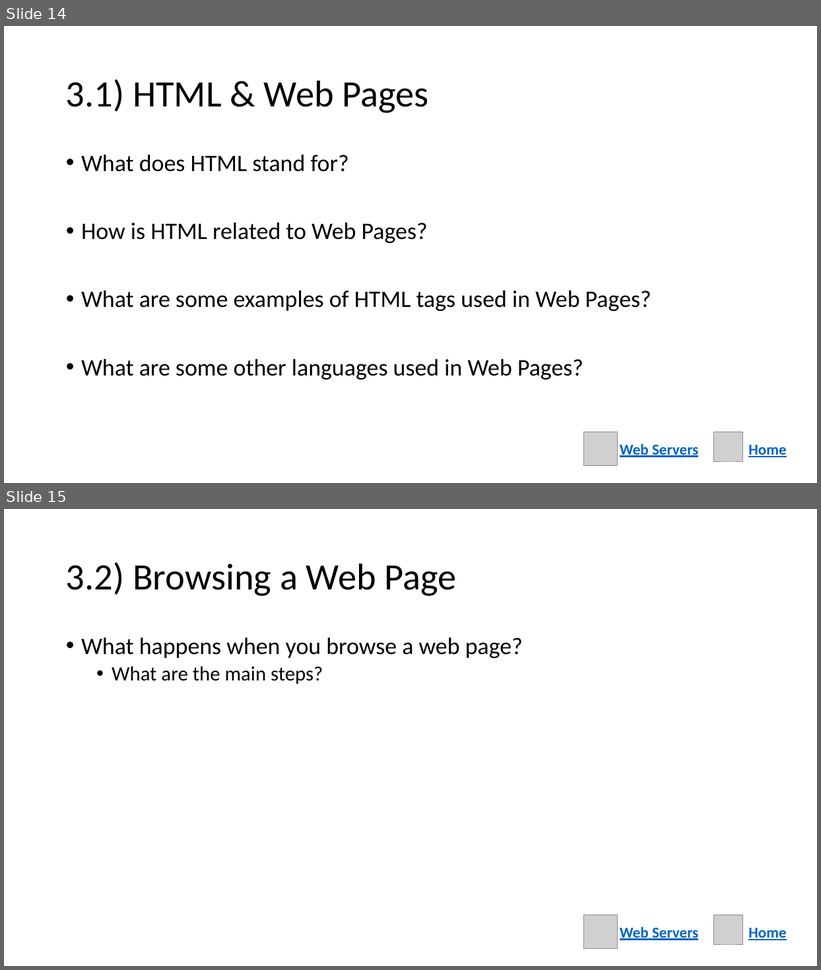
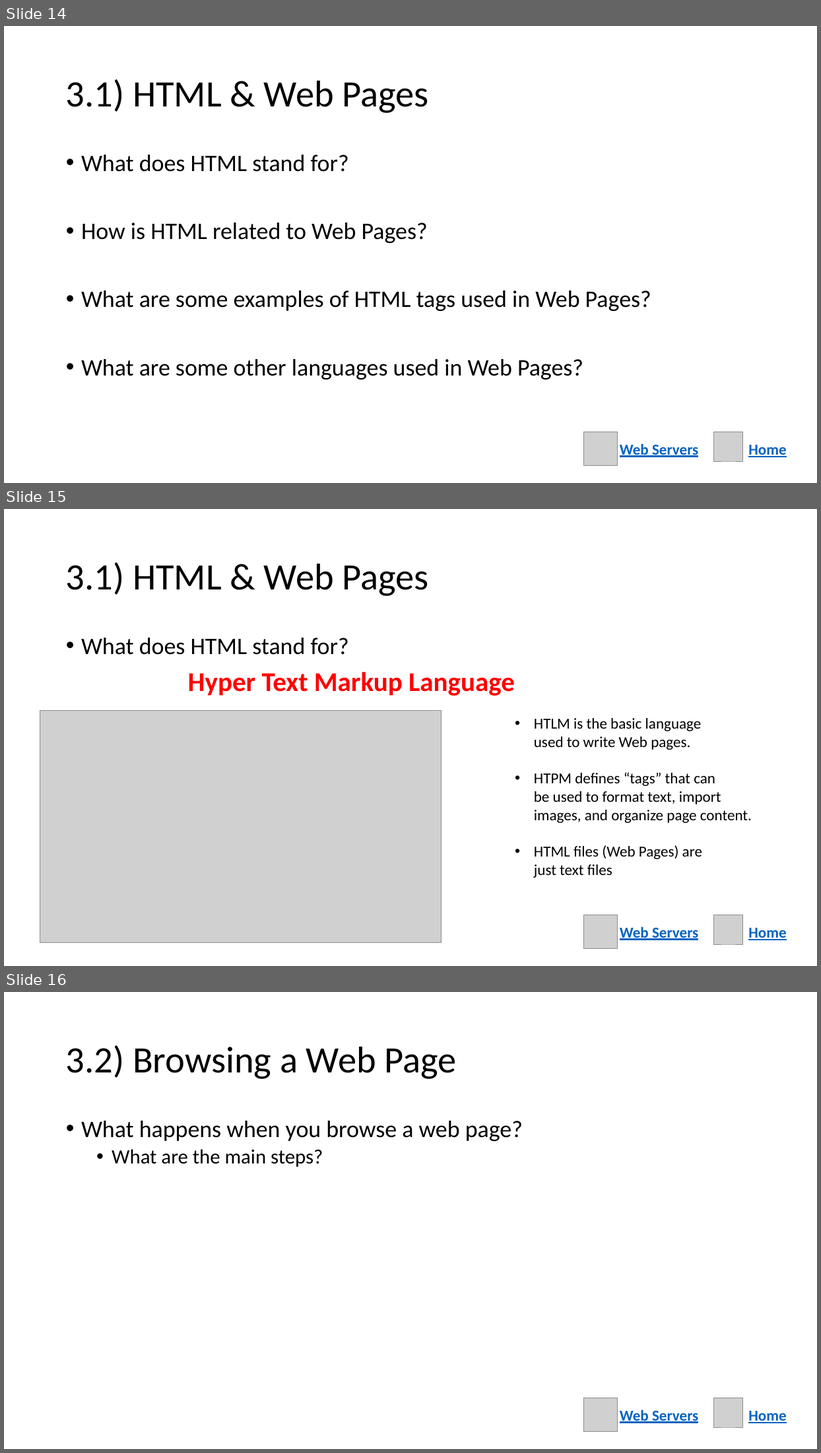
Before and after one commit to Greg5519/Old2O, a slide deck: Topic D Environments And Systems/Selected Networking Concepts.pptx. Shown one above the other, each under a label of ours: slides 14 and 15 before the commit, slides 14, 15 and 16 after it. The pictures are 821x970 and 821x1453 pixels, drawn with LibreOffice and Linux fonts; fonts in the diff are those of the drawing; grey boxes stand for pictures. Boxes give left, top, right and bottom in pixels: in the first picture for what was removed or moved away, otherwise in the second. Text is boxed around its words. In the diff, an @@ line names an element or a change of style, - is before the commit and + after.

```diff
--- a/Topic D Environments And Systems/Selected Networking Concepts.pptx
+++ b/Topic D Environments And Systems/Selected Networking Concepts.pptx
@@ slide 15 added at <box>4,509,817,966</box>, background #FFFFFF @@
@@ title added at <box>66,562,429,596</box>, 44 pt, text #000000 @@
+3.1) HTML & Web Pages
@@ text added at <box>81,638,515,696</box>, 32 pt, text #FF0000, bold @@
+• What does HTML stand for?
+Hyper Text Markup Language
@@ picture added at <box>40,711,442,943</box> @@
@@ text added at <box>534,718,752,878</box>, 18 pt, text #000000 @@
+• HTLM is the basic language
+  used to write Web pages.
+• HTPM defines “tags” that can
+  be used to format text, import
+  images, and organize page content.
+• HTML files (Web Pages) are
+  just text files
@@ picture added at <box>584,916,618,949</box> @@
@@ picture added at <box>714,916,743,945</box> @@
@@ text added at <box>620,927,698,941</box>, 18 pt, text #0563C1, bold, underline @@
+Web Servers
@@ text added at <box>748,928,786,941</box>, 18 pt, text #0563C1, bold, underline @@
+Home
@@ what was slide 15 is now slide 16 @@
```
Also in this commit, not shown: 5 other slides added, 6 other files.
